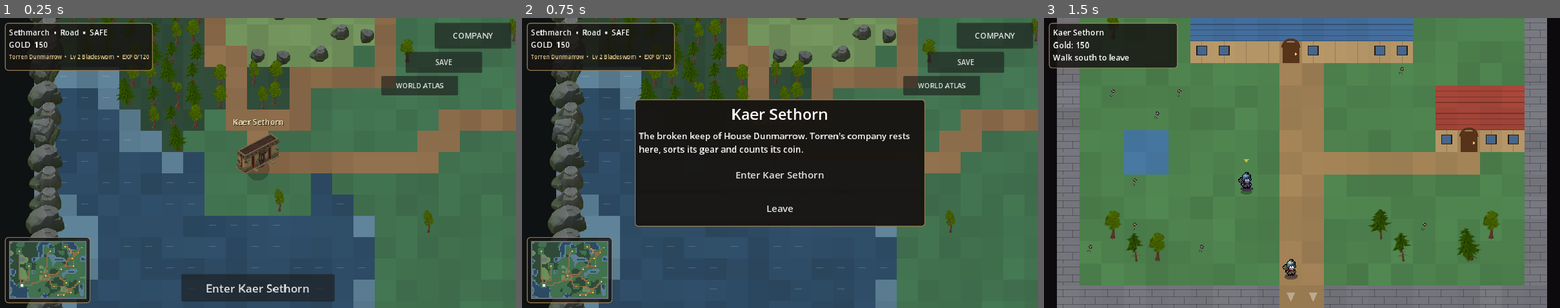
Above: before the commit, frames 1-3 (left to right).
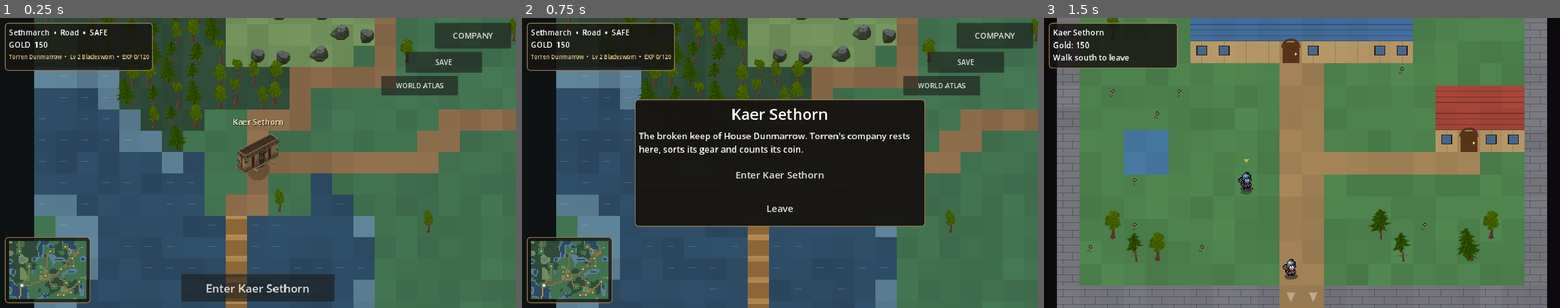
Above: after the commit, the same moments.

Repository: ninjun42215-gif/KindleWake
Game: Godot game, scene res://World.tscn
Same seed, same stepped clock (60 frames per second), same inputs: the game is played once before the commit and once after it. This scene is started directly instead of the project's main scene.
Inputs:
- Up to frame 1 (0.25 s): no input
- Up to frame 2 (0.75 s): click "Enter Kaer Sethorn" at 0.5 s
- Up to frame 3 (1.5 s): click "Enter Kaer Sethorn" at 1.25 s

The runs differ from the first frame. In frame 1, 7.6% of the frame differs, in the area x 1-52%, y 0-100%; in frame 2, 6.2%; in frame 3, nothing differs.

Commit message:
feat: make campaign overworld a continuous wraparound world

Diff:
--- a/Kindlewake/scripts/world/world_map.gd
+++ b/Kindlewake/scripts/world/world_map.gd
@@ -24,6 +24,7 @@
 var tiles: PackedByteArray = PackedByteArray()
 var places: Array = []                  # entries of data/world.json "places"
 var start_cell: Vector2i = Vector2i.ZERO
+var wrap_enabled: bool = true
 
 
 static func hash01(x: int, y: int, s: int) -> float:
@@ -52,6 +53,7 @@
     m.width = maxi(8, int(cfg.get("width", 64)))
     m.height = maxi(8, int(cfg.get("height", 48)))
     m.seed_value = int(cfg.get("seed", 1))
+    m.wrap_enabled = bool(cfg.get("wrap_world", true))
     m.places = (cfg.get("places", []) as Array).duplicate(true)
     m.tiles.resize(m.width * m.height)
     for y in range(m.height):
@@ -59,8 +61,8 @@
             var e: float = noise(x, y, 10.0, m.seed_value) * 0.65 + noise(x, y, 5.0, m.seed_value + 7) * 0.35
             var wet: float = noise(x, y, 9.0, m.seed_value + 31) * 0.7 + noise(x, y, 4.0, m.seed_value + 53) * 0.3
             var t: int = GRASS
-            if x == 0 or y == 0 or x == m.width - 1 or y == m.height - 1:
-                t = MOUNTAIN                         # the map edge is a wall of peaks
+            if not m.wrap_enabled and (x == 0 or y == 0 or x == m.width - 1 or y == m.height - 1):
+                t = MOUNTAIN
             elif e < 0.30:
                 t = WATER
             elif e < 0.34:
@@ -95,15 +97,41 @@
     return c.x >= 0 and c.y >= 0 and c.x < width and c.y < height
 
 
+## Canonical tile coordinate on the continuous, wraparound campaign world.
+func wrap_cell(c: Vector2i) -> Vector2i:
+    if not wrap_enabled:
+        return c
+    return Vector2i(posmod(c.x, width), posmod(c.y, height))
+
+
+func wrap_position(p: Vector2) -> Vector2:
+    if not wrap_enabled:
+        return p
+    return Vector2(fposmod(p.x, float(width * 48)), fposmod(p.y, float(height * 48)))
+
+
+## Shortest signed displacement from one canonical cell to another across the seam.
+func wrapped_delta(from_cell: Vector2i, to_cell: Vector2i) -> Vector2i:
+    var d := to_cell - from_cell
+    if wrap_enabled:
+        if d.x > width / 2: d.x -= width
+        elif d.x < -width / 2: d.x += width
+        if d.y > height / 2: d.y -= height
+        elif d.y < -height / 2: d.y += height
+    return d
+
+
 func terrain_at(c: Vector2i) -> int:
-    if not in_bounds(c):
+    var sample := wrap_cell(c)
+    if not in_bounds(sample):
         return MOUNTAIN
-    return int(tiles[c.y * width + c.x])
+    return int(tiles[sample.y * width + sample.x])
 
 
 func _set_tile(c: Vector2i, t: int) -> void:
-    if in_bounds(c):
-        tiles[c.y * width + c.x] = t
+    var sample := wrap_cell(c)
+    if in_bounds(sample):
+        tiles[sample.y * width + sample.x] = t
 
 
 func walkable(c: Vector2i) -> bool:
@@ -141,12 +169,13 @@
 ## Winding one-tile road from a to b. Water becomes a bridge, other blocked ground becomes road.
 func _carve_road(a: Vector2i, b: Vector2i) -> void:
     var c: Vector2i = a
+    var target := a + wrapped_delta(a, b)
     var guard: int = width * height
-    while c != b and guard > 0:
+    while c != target and guard > 0:
         guard -= 1
-        var dx: int = signi(b.x - c.x)
-        var dy: int = signi(b.y - c.y)
-        var step_x: bool = absi(b.x - c.x) > absi(b.y - c.y)
+        var dx: int = signi(target.x - c.x)
+        var dy: int = signi(target.y - c.y)
+        var step_x: bool = absi(target.x - c.x) > absi(target.y - c.y)
         var wobble: float = hash01(c.x, c.y, seed_value + 99)
         if wobble < 0.22 and dx != 0 and dy != 0:
             step_x = not step_x
@@ -175,6 +204,7 @@
             return true
         for d in [Vector2i(1, 0), Vector2i(-1, 0), Vector2i(0, 1), Vector2i(0, -1)]:
             var n: Vector2i = c + d
+            n = wrap_cell(n)
             if in_bounds(n) and walkable(n) and seen[n.y * width + n.x] == 0:
                 seen[n.y * width + n.x] = 1
                 queue.append(n)
